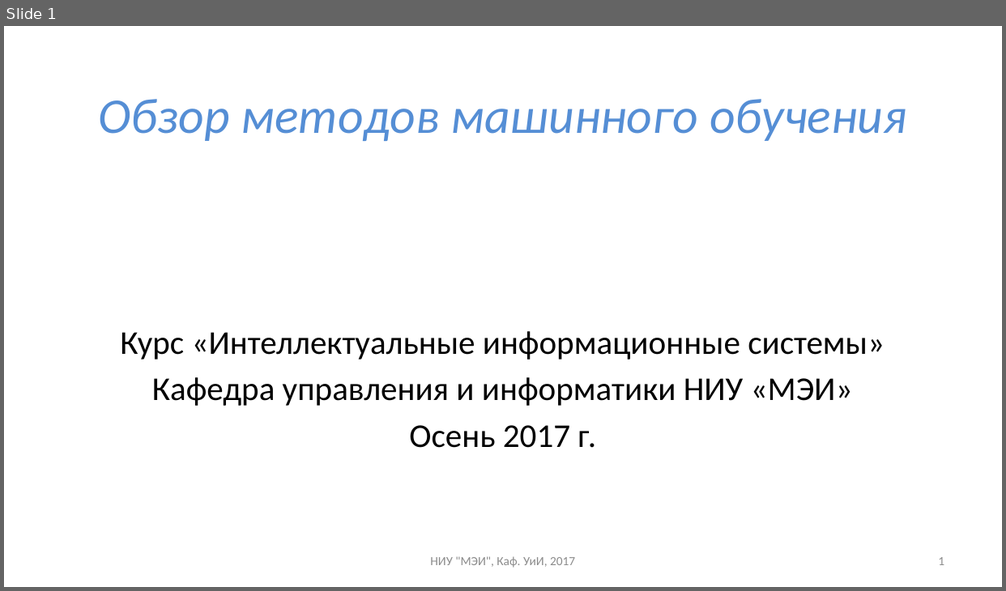
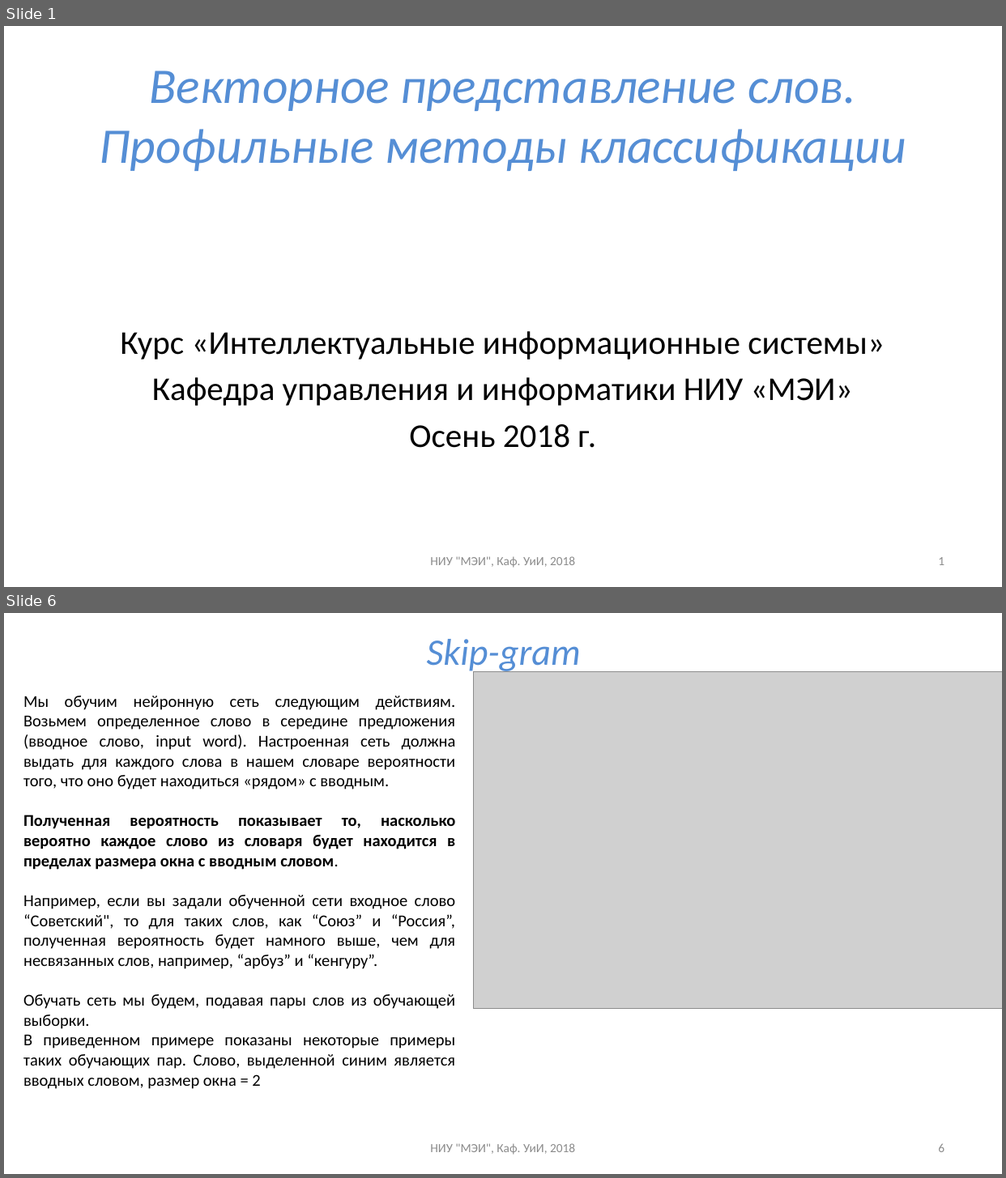
Before and after one commit to uii-mpei/uii-mpei.github.io, a slide deck: study/courses/iis/IIS_lec_5.pptx. Shown one above the other, each under a label of ours: slide 1 before the commit, slides 1 and 6 after it; the slides between them are not shown. The pictures are 1006x591 and 1006x1178 pixels, drawn with LibreOffice and Linux fonts; fonts in the diff are those of the drawing; grey boxes stand for pictures. Boxes give left, top, right and bottom in pixels: in the first picture for what was removed or moved away, otherwise in the second. Text is boxed around its words. In the diff, an @@ line names an element or a change of style, - is before the commit and + after.

```diff
--- a/study/courses/iis/IIS_lec_5.pptx
+++ b/study/courses/iis/IIS_lec_5.pptx
@@ slide 6 added at (4, 613, 1002, 1174), background #FFFFFF @@
@@ title added at (427, 639, 581, 674), 36 pt, text #558ED5, italic @@
+Skip-gram
@@ picture added at (473, 672, 1002, 1009) @@
@@ text added at (23, 696, 456, 1089), 16 pt, text #000000 @@
+Мы обучим нейронную сеть следующим действиям. Возьмем определенное слово в середине предложения (вводное слово, input word). Настроенная сеть должна выдать для каждого слова в нашем словаре вероятности того, что оно будет находиться «рядом» с вводным.
+Полученная вероятность показывает то, насколько вероятно каждое слово из словаря будет находится в пределах размера окна с вводным словом.
+Например, если вы задали обученной сети входное слово “Советский", то для таких слов, как “Союз” и “Россия”, полученная вероятность будет намного выше, чем для несвязанных слов, например, “арбуз” и “кенгуру”.
+Обучать сеть мы будем, подавая пары слов из обучающей выборки.
+В приведенном примере показаны некоторые примеры таких обучающих пар. Слово, выделенной синим является вводных словом, размер окна = 2
@@ text added at (430, 1144, 575, 1155), 12 pt, text #8C8C8C @@
+НИУ "МЭИ", Каф. УиИ, 2018
@@ page number added at (938, 1144, 944, 1152), 12 pt, text #8C8C8C @@
+6
@@ slide 1 changed as well @@
@@ title at (99, 71, 906, 171): text changed @@
-Обзор методов машинного обучения
+Векторное представление слов.
+Профильные методы классификации
@@ text at (409, 425, 596, 448): text changed @@
-Осень 2017 г.
+Осень 2018 г.
@@ text at (430, 557, 575, 568): text changed @@
-НИУ "МЭИ", Каф. УиИ, 2017
+НИУ "МЭИ", Каф. УиИ, 2018
```
Also in this commit, not shown: 2 other slides changed, 23 other slides added, 12 slides removed, 4 other files.
